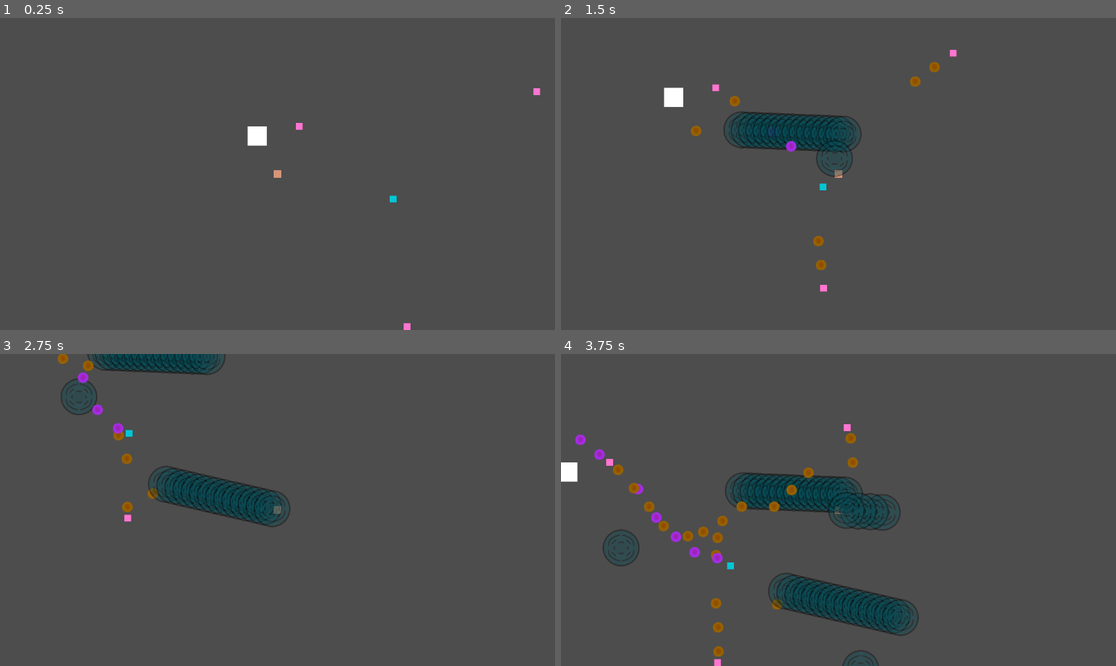
Above: before the commit, frames 1-4 (two rows, left to right).
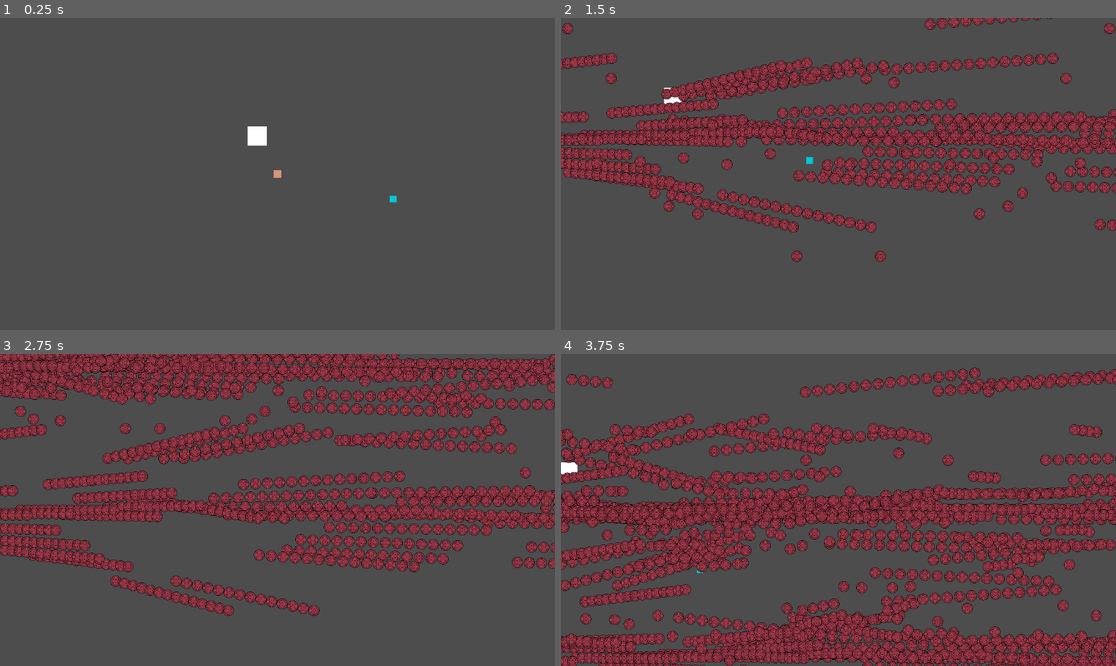
Above: after the commit, the same moments.

Repository: Simon014/PSLR2-Dungeon-Danmaku-Engine
Game: Godot game, scene res://RootScene.tscn
Two runs of this game, one before a commit and one after it. Both use one fixed random seed, a clock stepped at 60 frames per second and the inputs below.
Inputs (mouse positions are in pixels of both pictures, inside the frame that each line leads up to):
- Up to frame 1 (0.25 s): no input
- Up to frame 2 (1.5 s): tap Enter at 0.5 s; move the mouse to (960, 158) at 0.52 s; press the mouse at (960, 158) at 0.53 s; hold D (right) 0.53-1.28 s; move the mouse to (727, 189) at 1.27 s; release the mouse at (727, 189) at 1.28 s; hold S (down) from 1.28 s (still down); click (727, 189) at 1.35 s
- Up to frame 3 (2.75 s): move the mouse to (333, 441) at 2.02 s; release S (down) at 2.03 s; press the mouse at (333, 441) at 2.03 s; hold D (right) from 2.03 s (still down)
- Up to frame 4 (3.75 s): move the mouse to (810, 572) at 2.77 s; release D (right) at 2.78 s; release the mouse at (810, 572) at 2.78 s; hold W (up) 2.78-3.53 s; click (810, 572) at 2.85 s; move the mouse to (1005, 556) at 3.52 s; press the mouse at (1005, 556) at 3.53 s; hold A (left) from 3.53 s (still down)

The runs differ from the first frame. In frame 1, less than 0.1% of the frame differs, in the area x 53-98%, y 22-100%; in frame 2, 24%; in frame 3, 36%; in frame 4, 45%, in the area x 0-100%, y 4-100%.

Commit message:
Cartesian Plane Full Attack done
oh boy, this is where the danmaku part of Danmaku dungeon engine gets real

Diff:
--- /dev/null
+++ b/pslr-2-dungeon-danmaku-engine/DDEcore/core_dungeon_engine.gd
@@ -0,0 +1,26 @@
+extends Node
+
+class AttackHandler:
+	static func CSAttackFull(executorObject: CharacterBody2D, Position: Vector2, Bullet_Type, Bullet_number: int, Function: Callable, Multiplier: int, AimToPosition = null):
+		for i in range(-Bullet_number, Bullet_number):
+			var NewPosition = Vector2(Position.x - i*Multiplier,Position.y - Function.call(i)*Multiplier )
+			var NewBullet = Bullet_Type.duplicate()
+			NewBullet.position = NewPosition
+			if AimToPosition:
+				NewBullet.direction = NewBullet.position.direction_to(AimToPosition)
+			else:
+				NewBullet.direction = Bullet_Type.direction
+			executorObject.get_parent().add_child(NewBullet)
+
+
+
+
+
+			pass
+
+		#area is the valid range of this function. If a number is outputed beyond this range, it is clamped
+		#to the area maximum
+
+		#direction should be set automatically by the entity that called this function.
+
+		pass
--- a/pslr-2-dungeon-danmaku-engine/Entities/bullets/bomb/bullet.gd
+++ b/pslr-2-dungeon-danmaku-engine/Entities/bullets/bomb/bullet.gd
@@ -43,8 +43,8 @@
 	$CollisionShape2D.shape.radius = explosionRadius
 	pass # Replace with function body.
 
-func currentarea():
-	return $CollisionShape2D.shape.radius
+func iexploded():
+	return $explode.visible
 func _on_animation_player_current_animation_changed(name: StringName) -> void:
 	if name == "":
 		queue_free()
--- a/pslr-2-dungeon-danmaku-engine/Entities/bullets/normal/bullet.gd
+++ b/pslr-2-dungeon-danmaku-engine/Entities/bullets/normal/bullet.gd
@@ -7,7 +7,7 @@
 @export var friction = 0
 @export var acceleration = 0
 
-@export var color = Color(0.709, 0.0, 0.574, 1.0)
+@export var color = Color(1.0, 1.0, 1.0, 1.0)
 @export var image = "DebugBullet.png"
 
 @export var friendly = false
--- a/pslr-2-dungeon-danmaku-engine/Entities/bullets/split/bullet.gd
+++ b/pslr-2-dungeon-danmaku-engine/Entities/bullets/split/bullet.gd
@@ -9,7 +9,7 @@
 
 #special configurations for this bullet
 @export var split = 4
-var splitinto
+@export var splitinto = null
 #if you want to blow your computer up, be my guest. :3
 @export var secretrecurancesplit = false
 
--- a/pslr-2-dungeon-danmaku-engine/Entities/partner/Partner.tscn
+++ b/pslr-2-dungeon-danmaku-engine/Entities/partner/Partner.tscn
@@ -6,7 +6,7 @@
 radius = 5.0
 
 [sub_resource type="CircleShape2D" id="CircleShape2D_v2yy7"]
-radius = 61.008198
+radius = 78.00641
 
 [node name="Partner" type="CharacterBody2D" unique_id=617075088]
 collision_layer = 0
--- a/pslr-2-dungeon-danmaku-engine/Entities/partner/PartnerController.gd
+++ b/pslr-2-dungeon-danmaku-engine/Entities/partner/PartnerController.gd
@@ -88,11 +88,15 @@
 							corePartnerVars.AtkLowerRemaining = i.effectDuration
 				movementvector -= position.direction_to(i.position) * 0.1/position.distance_to(i.position)
 			if (i.name.contains("Bomb")):
-				if position.distance_to(i.position) < i.currentarea():
+				if position.distance_to(i.position) < i.explosionRadius * 0.95 and i.iexploded() == false:
 					i.queue_free()
 					if (not isdead):
 						corePartnerVars.Health -= i.damage * i.explosionDamage	* (100-defence)/100
-				elif position.distance_to(i.position) < i.explosionRadius*1.1:
+				elif position.distance_to(i.position) < 10:
+					i.queue_free()
+					if (not isdead):
+						corePartnerVars.Health -= i.damage	* (100-defence)/100
+				elif position.distance_to(i.position) < i.explosionRadius*1.2:
 					movementvector -= position.direction_to(i.position) * 0.1/position.distance_to(i.position)
 			if (i.name.contains("lazer")):
 				var distToLazer = position.distance_to(i.position)*(asin(i.position.direction_to(position).angle() - i.direction.angle()))
--- a/pslr-2-dungeon-danmaku-engine/Entities/player/PlayerController.gd
+++ b/pslr-2-dungeon-danmaku-engine/Entities/player/PlayerController.gd
@@ -1,17 +1,25 @@
 extends CharacterBody2D
 
+var attackhandler = coreDungeonEngine.AttackHandler.new()
+
 func attack():
-	var bullet = load("res://Entities/bullets/effect/Bullet.tscn").instantiate()
+	var bullet = load("res://Entities/bullets/split/Bullet.tscn").instantiate()
 	bullet.position = position
 	bullet.TTL = 5
 	bullet.speed = 100
-	bullet.acceleration = 0
+	bullet.acceleration = 0.1
+	bullet.split = 4
+	bullet.color = Color(1.0, 0.564, 0.312, 1.0)
 	bullet.image = "DebugBullet2.png"
-	bullet.effect = "poison"
+	var splitter = load("res://Entities/bullets/homing/Bullet.tscn").instantiate()
+	splitter.speed = 100
+	splitter.acceleration = 5
+	splitter.TTL = 20
+	splitter.color = Color(1.0, 0.564, 0.312, 1.0)
+	splitter.image = "DebugBullet2.png"
+	bullet.splitinto = splitter
 	bullet.direction = position.direction_to(get_global_mouse_position())
-	bullet.color = Color(0.0, 0.726, 0.361, 1.0)
-
-	get_parent().add_child(bullet)
+	attackhandler.CSAttackFull(self,position,bullet,100,func(x): return 1/tan(x) * 1/sin(99*x),30, corePlayerVars.position)
 	pass
 
 func _input(event: InputEvent) -> void:
--- a/pslr-2-dungeon-danmaku-engine/RootScene.tscn
+++ b/pslr-2-dungeon-danmaku-engine/RootScene.tscn
@@ -3,7 +3,6 @@
 [ext_resource type="Script" uid="uid://qpp2q3t74mg3" path="res://debug.gd" id="1_03604"]
 [ext_resource type="PackedScene" uid="uid://cgtr8wu6fmp36" path="res://Entities/player/Player.tscn" id="1_vw6t8"]
 [ext_resource type="PackedScene" uid="uid://dmcsko740rpui" path="res://Entities/partner/Partner.tscn" id="3_y8vh0"]
-[ext_resource type="PackedScene" uid="uid://plarhlsmydmo" path="res://Entities/enemy/enemy.tscn" id="4_p6tge"]
 
 [node name="RootScene" type="Node2D" unique_id=534867270]
 script = ExtResource("1_03604")
@@ -19,12 +18,3 @@
 
 [node name="Partner" parent="." unique_id=617075088 instance=ExtResource("3_y8vh0")]
 position = Vector2(809, 306)
-
-[node name="Enemy" parent="." unique_id=76727699 instance=ExtResource("4_p6tge")]
-position = Vector2(614, 155)
-
-[node name="Enemy2" parent="." unique_id=1265746831 instance=ExtResource("4_p6tge")]
-position = Vector2(838, 571)
-
-[node name="Enemy3" parent="." unique_id=2065442423 instance=ExtResource("4_p6tge")]
-position = Vector2(1107, 83)
--- a/pslr-2-dungeon-danmaku-engine/debug.gd
+++ b/pslr-2-dungeon-danmaku-engine/debug.gd
@@ -1,4 +1,5 @@
 extends Node2D
 
 func _process(delta: float) -> void:
+	print(corePartnerVars.Health)
 	pass
--- a/pslr-2-dungeon-danmaku-engine/project.godot
+++ b/pslr-2-dungeon-danmaku-engine/project.godot
@@ -20,6 +20,7 @@
 corePlayerVars="*uid://byhtsmq4va0oo"
 corePartnerVars="*uid://dp50cooxrwpwk"
 coreGlobalConst="*uid://bdid8w2v6cxpw"
+coreDungeonEngine="*uid://bl2u32drdwx1y"
 
 [input]
 
Not shown, added: pslr-2-dungeon-danmaku-engine/DDEcore/core_dungeon_engine.gd.uid
